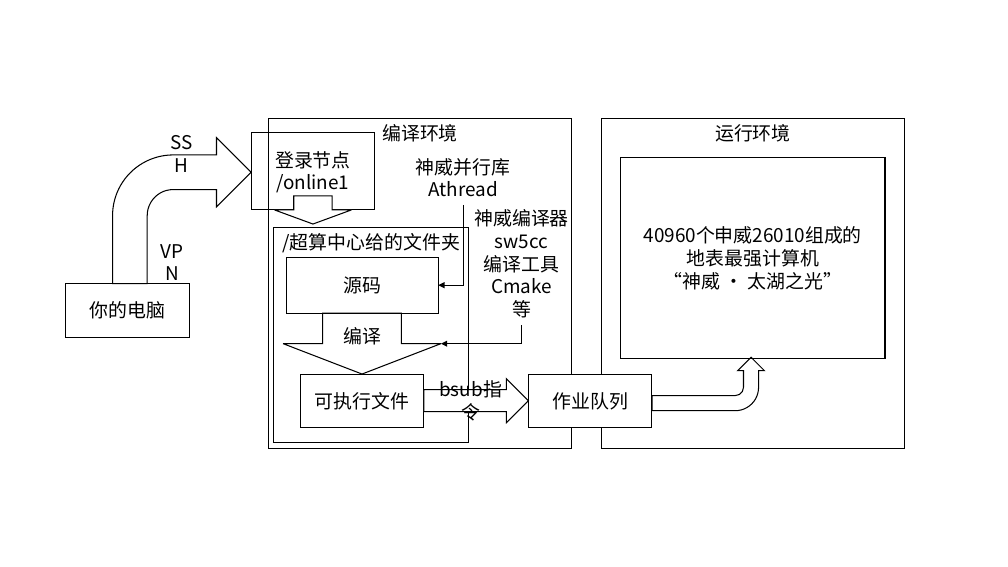
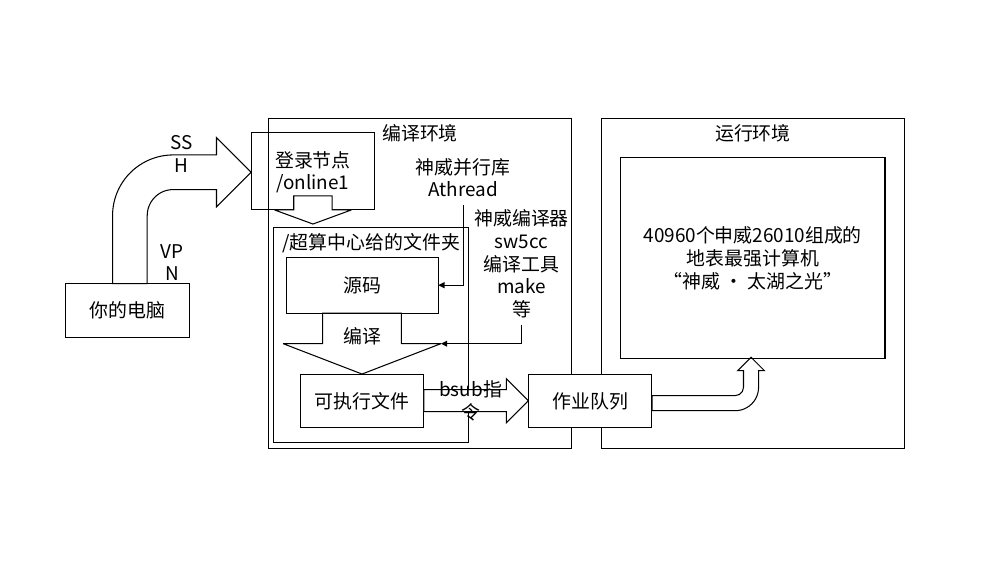
Before and after one commit to yindaheng98/IntroToSunway, a slide deck: slide 1 of Img/图.pptx. Drawn at 1008x567 pixels with LibreOffice and Linux fonts; fonts in the diff are those of the drawing. Boxes give left, top, right and bottom in pixels: in the first picture for what was removed or moved away, otherwise in the second. Text is boxed around its words. In the diff, an @@ line names an element or a change of style, - is before the commit and + after.

```diff
--- a/Img/图.pptx
+++ b/Img/图.pptx
@@ text at <box>497,278,546,294</box>: text changed @@
-Cmake
+make
```
Also in this commit, not shown: 3 other files.
